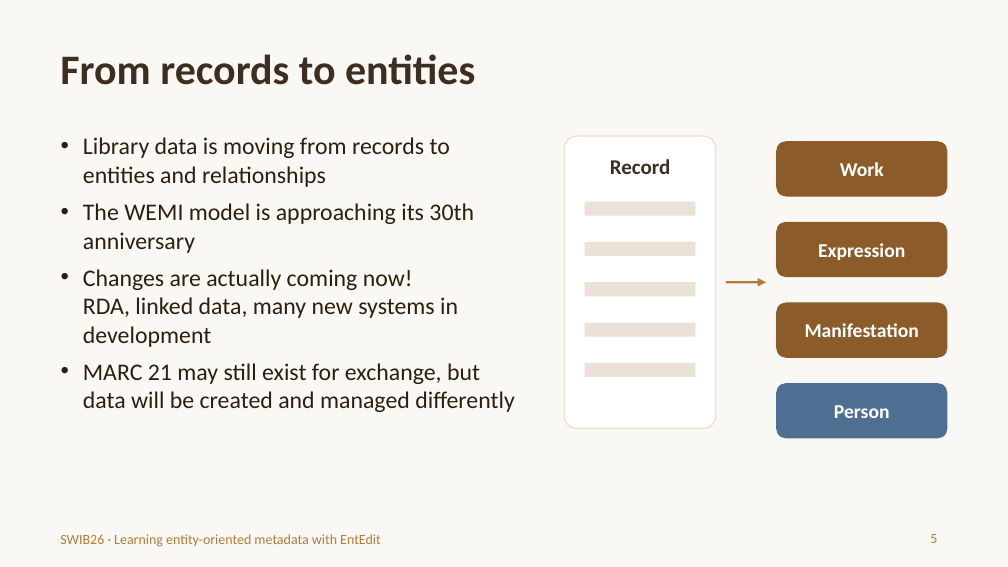
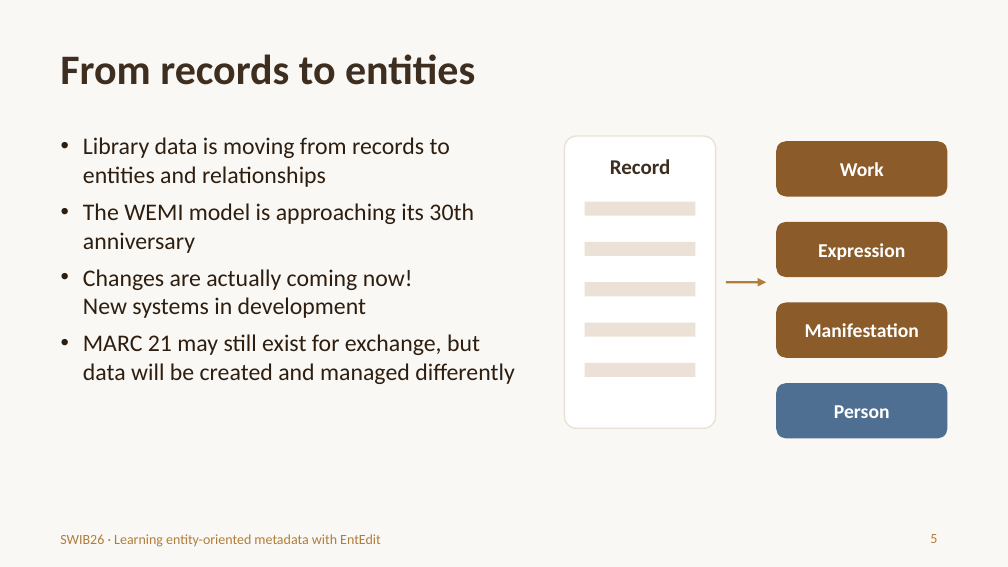
Before and after one commit to trondaal/EntEdit, a slide deck: slide 5 of swib26/EntEdit-SWIB26-introduction.pptx. Drawn at 1008x567 pixels with LibreOffice and Linux fonts; fonts in the diff are those of the drawing. Boxes give left, top, right and bottom in pixels: in the first picture for what was removed or moved away, otherwise in the second. Text is boxed around its words. In the diff, an @@ line names an element or a change of style, - is before the commit and + after.

```diff
--- a/swib26/EntEdit-SWIB26-introduction.pptx
+++ b/swib26/EntEdit-SWIB26-introduction.pptx
@@ text at (83,269,413,318): text changed @@
-• Changes are actually coming now!
-  RDA, linked data, many new systems in development
+• Changes are actually coming now!
+  New systems in development
```
Also in this commit, not shown: 5 other slides changed, 1 slide added.
